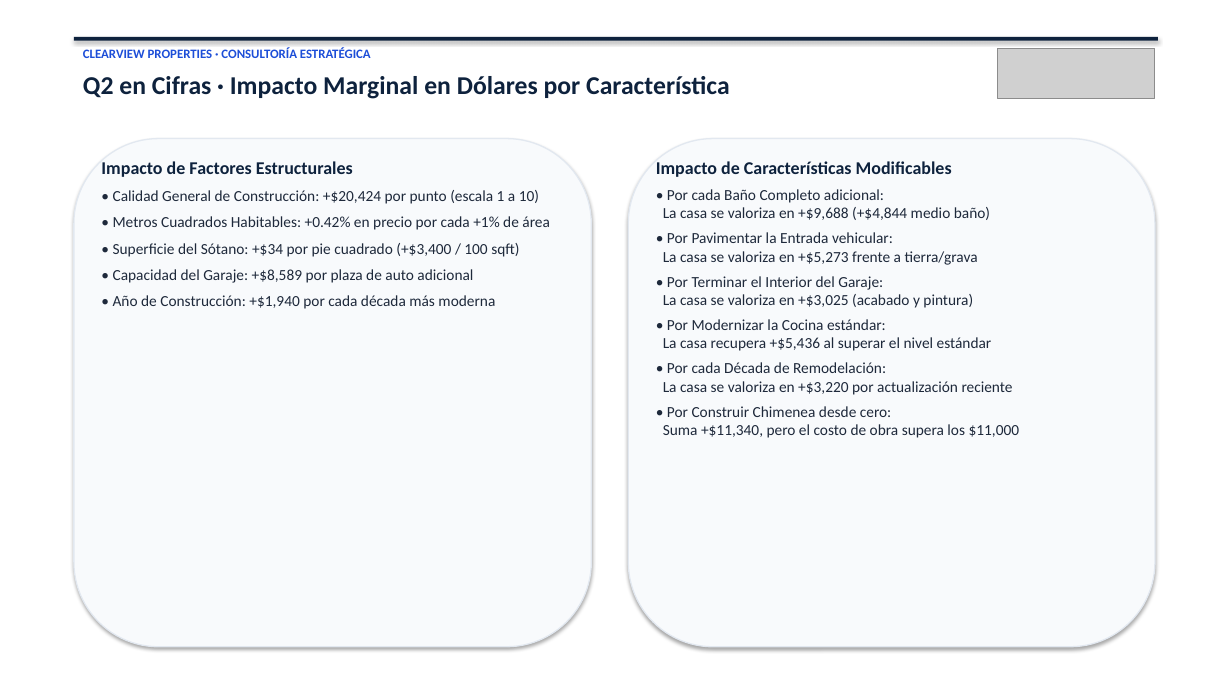
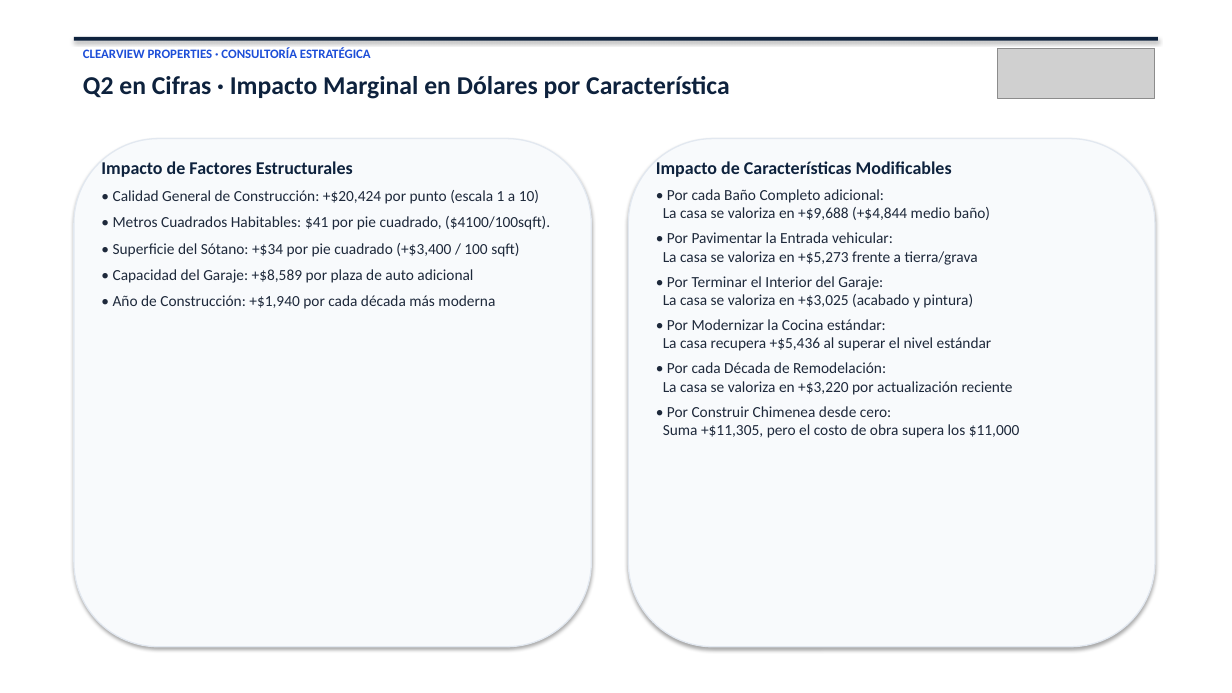
Before and after one commit to danielcordobap/Cuesta_partners_test, a slide deck: slide 7 of Presentacion_Ejecutiva_Clearview_Properties_Cuesta.pptx. Drawn at 1232x693 pixels with LibreOffice and Linux fonts; fonts in the diff are those of the drawing; grey boxes stand for pictures. Boxes give left, top, right and bottom in pixels: in the first picture for what was removed or moved away, otherwise in the second. Text is boxed around its words. In the diff, an @@ line names an element or a change of style, - is before the commit and + after.

```diff
--- a/Presentacion_Ejecutiva_Clearview_Properties_Cuesta.pptx
+++ b/Presentacion_Ejecutiva_Clearview_Properties_Cuesta.pptx
@@ text at [113, 216, 550, 230]: text changed @@
-• Metros Cuadrados Habitables: +0.42% en precio por cada +1% de área
+• Metros Cuadrados Habitables: $41 por pie cuadrado, ($4100/100sqft).
@@ text at [663, 406, 1020, 438]: text changed @@
-• Por Construir Chimenea desde cero:
-Suma +$11,340, pero el costo de obra supera los $11,000
+• Por Construir Chimenea desde cero:
+Suma +$11,305, pero el costo de obra supera los $11,000
```
Also in this commit, not shown: 1 other slide changed, 4 other files.
